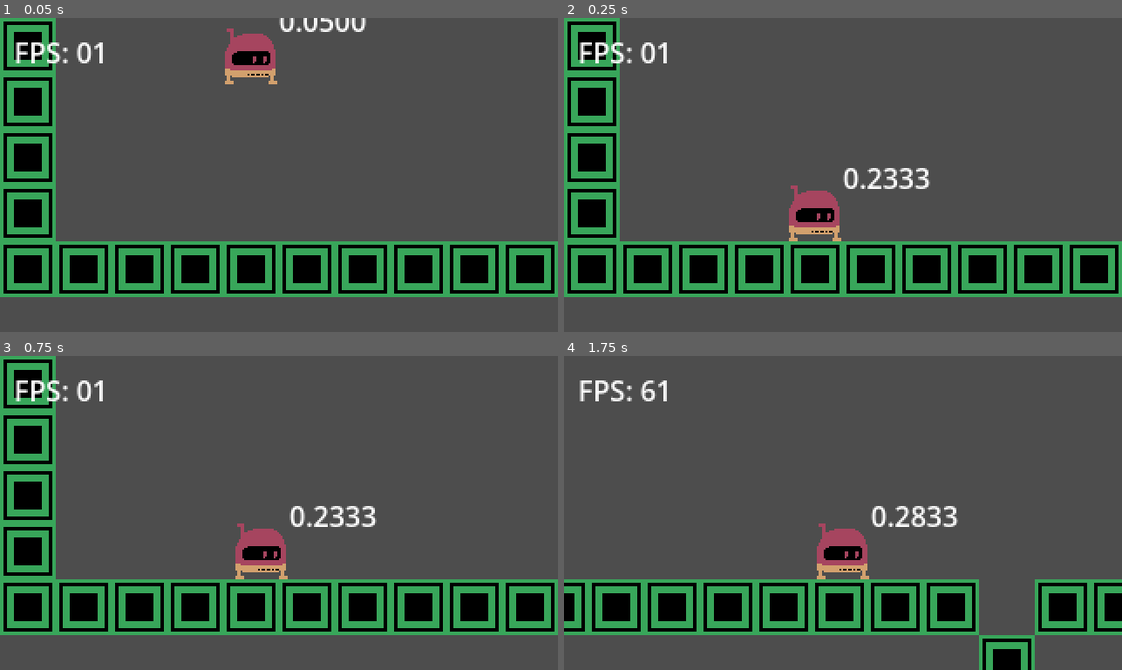
Above: before the commit, frames 1-4 (two rows, left to right).
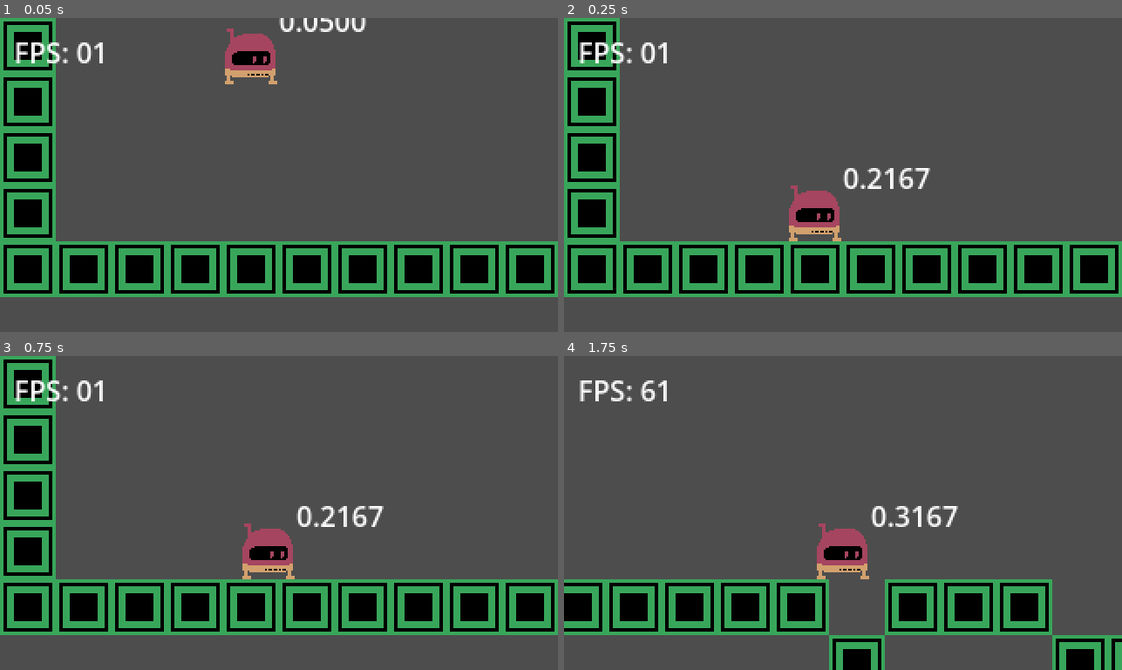
Above: after the commit, the same moments.

Repository: JesusRoberto64/club-creacion-de-vg
Game: Godot game, scene res://Escenas/Practica_3_States/main.tscn
Same seed, same stepped clock (60 frames per second), same inputs: the game is played once before the commit and once after it.
Inputs:
- Up to frame 1 (0.05 s): no input
- Up to frame 2 (0.25 s): no input
- Up to frame 3 (0.75 s): tap Enter (ui_accept) at 0.5 s; hold Right (ui_right) from 0.53 s (still down); hold Shift (sprint) from 0.53 s (still down)
- Up to frame 4 (1.75 s): keep holding Right (ui_right); tap Enter (ui_accept) at 0.77, 1.52 s; release Shift (sprint) at 1.28 s; tap Space (fly) at 1.35 s; tap Shift (sprint) at 1.55 s

Frame 1 is identical in both runs. In frame 2, 0.3% of the frame differs, in the area x 57-66%, y 47-55%; in frame 3, 1.3%; in frame 4, 15%, in the area x 1-100%, y 47-100%.

Commit message:
refactoring state preactice

Diff:
--- a/Escenas/Practica_3_States/main.tscn
+++ b/Escenas/Practica_3_States/main.tscn
@@ -43,8 +43,6 @@
 position = Vector2(144, 16)
 slide_on_ceiling = false
 script = ExtResource("1_kbkr4")
-MAX_SPEED = 80.0
-SPRINT = 80.0
 metadata/_edit_group_ = true
 
 [node name="CurveMovement" type="Node" parent="Player"]
--- a/Escenas/Practica_3_States/player.gd
+++ b/Escenas/Practica_3_States/player.gd
@@ -1,69 +1,86 @@
 extends CharacterBody2D
-#PARA un viewport de 320*180, tamaño de sprite 32*32
-@export_range(0.0, 1000) var MAX_SPEED : float = 150.0
-@onready var mov_curve = $CurveMovement
 
-@export_range(0.0,1000) var GRAVITY : float = 62.72
-@export_range(0.0,1000) var GRAVITY_FALL : float = 63
-@export_range(0.0,1000) var JUMP : float = 400.0
-@export_range(0.0,1000) var JUMP_IMPULSE : float = 48
-var can_impulse_jump = false
-var jump_timer = 0.0
+# ===== Configuración de Movimiento =====
+@export_category("Movement Settings")
+@export_range(0.0, 1000.0) var max_speed: float = 150.0
+@export_range(0.0, 1000.0) var sprint_speed: float = 150.0
+@onready var acceleration_curve = $CurveMovement
+@onready var sprint_curve = $CurveSprint
 
-@export_range(0.0,1000) var SPRINT : float = 150.0
-@onready var sprint_curve = $CurveSprint
-var sprint_val = 0.0
+# ===== Configuración de Salto y Gravedad =====
+@export_category("Jump/Gravity Settings")
+@export_range(0.0, 1000.0) var jump_force: float = 400.0
+@export_range(0.0, 1000.0) var jump_impulse: float = 48.0
+@export_range(0.0, 1000.0) var base_gravity: float = 62.72
+@export_range(0.0, 1000.0) var fall_gravity: float = 63.0
 
-var current_direction = 1
+# ===== Variables de Estado =====
+var current_direction: int = 1
+var can_impulse_jump: bool = false
+var is_sprinting: bool = false
+var jump_hold_timer: float = 0.0
+
+@onready var ui_timer: Label = $Timer
 
 func _physics_process(delta: float) -> void:
-	# Add the gravity.
+	#Handle_gravity
+	var gravity = base_gravity if velocity.y < 0 else fall_gravity
 	if not is_on_floor():
-		jump_timer += delta
-		$Timer.text = "%.4f" % jump_timer
-	else :
+		velocity.y += gravity
+
+	#handle_jump_input()
+	if Input.is_action_just_pressed("jump") and is_on_floor():
+		velocity.y = -jump_force
+		can_impulse_jump = true
+		jump_hold_timer = 0.0
+
+	handle_jump_impulse()
+
+	# handle movement input
+	var input_direction = Input.get_axis("ui_left", "ui_right")
+	if input_direction != 0:
+		update_direction(input_direction)
+		acceleration_curve.set_attack_sample(delta)
+	else:
+		acceleration_curve.set_releace_sample(delta)
+
+	handle_sprint_input(delta)
+
+	velocity.x = add_movement()
+	move_and_slide()
+
+	if !is_on_floor():
+		update_ui(delta)
+	else:
+		jump_hold_timer = 0.0
+
+# ===== Funciones Modularizadas =====
+func handle_jump_impulse() -> void:
+	if can_impulse_jump and Input.is_action_pressed("jump") and velocity.y < 0:
+		velocity.y -= jump_impulse
+	elif Input.is_action_just_released("jump"):
 		can_impulse_jump = false
-		jump_timer = 0.0
 
-	# Handle jump.
-	if Input.is_action_just_pressed("jump") and is_on_floor():
-		velocity.y = -JUMP
-		can_impulse_jump = true
-
-	if velocity.y < 0.0:
-		if Input.is_action_just_released("jump"):
-			can_impulse_jump = false
-		if Input.is_action_pressed("jump") and can_impulse_jump:
-			velocity.y -=  JUMP_IMPULSE
-
-		velocity.y += GRAVITY
-
-	else:
-		velocity.y += GRAVITY_FALL
-
-
-	var direction : float = Input.get_axis("ui_left", "ui_right")
-
-	if direction != 0.0:
-		if current_direction != direction:
-			mov_curve.reset()
-			sprint_curve.reset()
-
-		current_direction = direction
-		mov_curve.set_attack_sample(delta)
-	else:
-		mov_curve.set_releace_sample(delta)
-
-
-	#Sprint
-	if Input.is_action_pressed("sprint") and direction:
+func handle_sprint_input(delta: float) -> void:
+	is_sprinting = Input.is_action_pressed("sprint") and Input.get_axis("ui_left", "ui_right") != 0
+	if is_sprinting:
 		sprint_curve.set_attack_sample(delta)
 	else:
 		sprint_curve.set_releace_sample(delta)
 
+func update_direction(new_direction: int) -> void:
+	if new_direction != current_direction:
+		current_direction = new_direction
+		reset_curves()
 
+func reset_curves() -> void:
+	acceleration_curve.reset()
+	sprint_curve.reset()
 
-	velocity.x = current_direction * ((MAX_SPEED*mov_curve.sample_value) + (SPRINT*sprint_curve.sample_value))
+func add_movement() -> float:
+	var movement_speed = (max_speed * acceleration_curve.sample_value) + (sprint_speed * sprint_curve.sample_value)
+	return current_direction * movement_speed
 
-
-	move_and_slide()
+func update_ui(delta: float) -> void:
+	jump_hold_timer += delta
+	ui_timer.text = "%.4f" % jump_hold_timer
